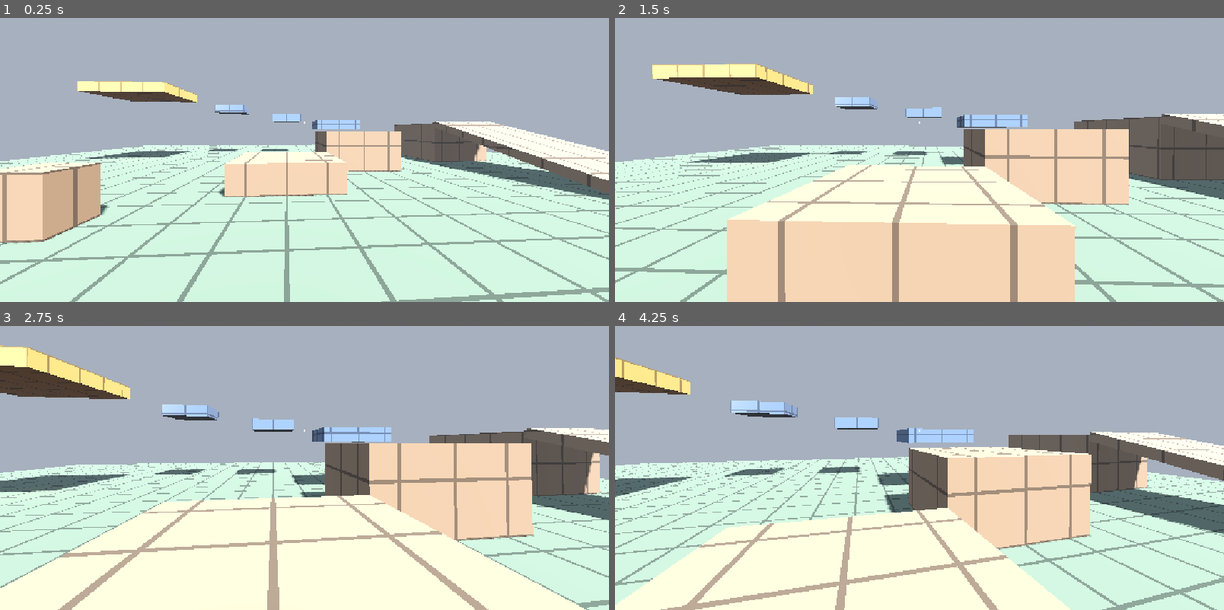
Above: before the commit, frames 1-4 (two rows, left to right).
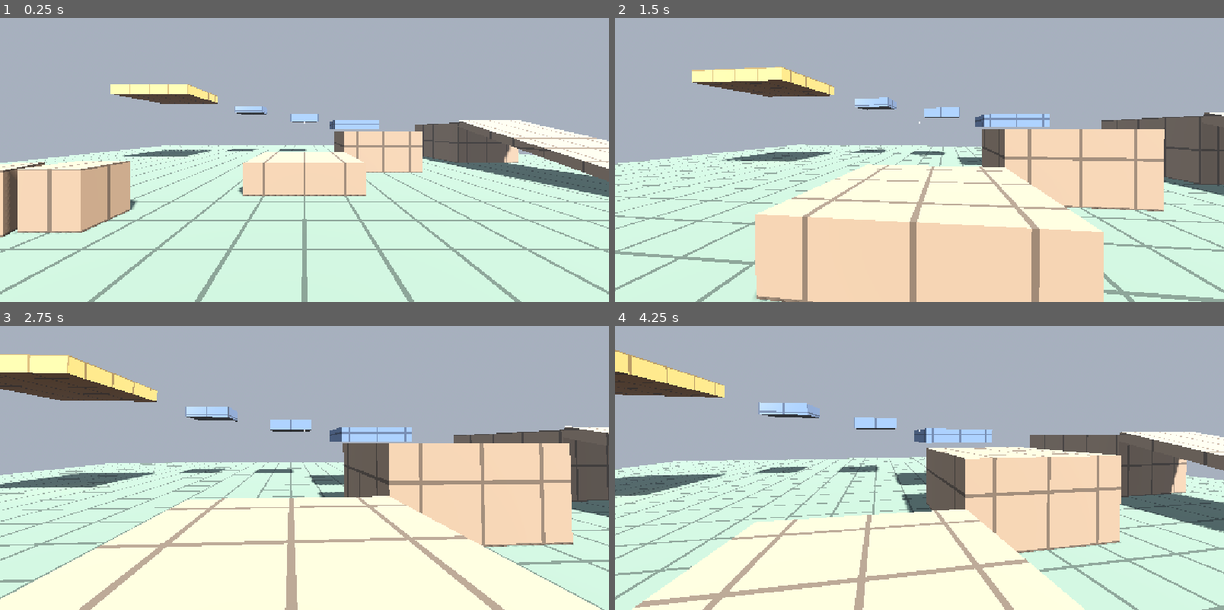
Above: after the commit, the same moments.

Repository: FacuWitt/tp_cved_juego
Game: Godot game, scene res://scenes/sandbox/sandbox.tscn
Two runs of this game, one before a commit and one after it. Both use one fixed random seed, a clock stepped at 60 frames per second and the inputs below.
Inputs (mouse positions are in pixels of both pictures, inside the frame that each line leads up to):
- Up to frame 1 (0.25 s): no input
- Up to frame 2 (1.5 s): tap Enter at 0.5 s; move the mouse to (949, 128) at 0.52 s; hold E (interact) 0.53-1.28 s; hold W (move_forward) from 0.53 s (still down); tap Space (jump) at 0.77 s; move the mouse to (889, 131) at 1.27 s; click (889, 131) at 1.35 s
- Up to frame 3 (2.75 s): keep holding W (move_forward); tap Space (jump) at 1.52 s; tap E (interact) at 1.55 s; move the mouse to (316, 433) at 2.02 s; hold E (interact) from 2.03 s (still down)
- Up to frame 4 (4.25 s): keep holding W (move_forward); tap Space (jump) at 2.75, 3.02, 3.77 s; move the mouse to (913, 445) at 2.77 s; release E (interact) at 2.78 s; tap Shift (sprint) at 2.85 s; tap E (interact) at 3.05 s; move the mouse to (962, 442) at 3.52 s; hold E (interact) from 3.53 s (still down)

The runs differ from the first frame. In frame 1, 19% of the frame differs, in the area x 0-100%, y 22-100%; in frame 2, 20%; in frame 3, 20%; in frame 4, 21%, in the area x 0-100%, y 8-100%.

Commit message:
fix(interaction): las figuras van al casillero al que apunta la mira
Antes el casillero lo decidía dónde caía físicamente el objeto: con figuras grandes
tocaba dos casilleros y se lo quedaba el primero de la lista, y un casillero podía
"robarle" la figura al vecino. En una simulación, 13 de 27 intentos fallaban.

- Con algo en la mano, interact coloca el objeto en el casillero libre al que apunta
  la mira (Player.get_aimed_slot + PlacementSlot.place).
- El casillero apuntado se ilumina (aim_indicator) y la mira muestra "(E) Colocar".
- Al soltar encima sin apuntar, se lo queda el casillero más cercano, y ninguno
  toma un objeto que ya está encastrado en otro.
- player.tscn: se quita una rotación accidental de ~4,5° en Head, que desviaba
  la dirección de caminar respecto de hacia dónde se mira.

Co-Authored-By: Claude Opus 5.5 <noreply@anthropic.com>
Claude-Session: https://claude.ai/code/session_01UHLAKF6bBBEfM8DwHwKKJe

Diff:
--- a/scenes/memories/m1_habitacion/puzzle.tscn
+++ b/scenes/memories/m1_habitacion/puzzle.tscn
@@ -13,7 +13,14 @@
 albedo_color = Color(0.3, 0.2, 0.13, 1)
 roughness = 0.85
 
-[sub_resource type="BoxShape3D" id="BoxShape3D_7_s"]
+[sub_resource type="StandardMaterial3D" id="StandardMaterial3D_7_s"]
+albedo_color = Color(1.0, 0.85, 0.55, 1)
+roughness = 0.85
+emission_enabled = true
+emission = Color(1.0, 0.8, 0.45, 1)
+emission_energy_multiplier = 1.0
+
+[sub_resource type="BoxShape3D" id="BoxShape3D_8_s"]
 size = Vector3(0.46, 0.4, 0.42)
 
 [node name="Puzzle" type="Node3D"]
@@ -58,13 +65,19 @@
 [node name="SnapPoint" type="Marker3D" parent="Slot1"]
 position = Vector3(0, 1.16, 0.05)
 
-[node name="PlacementSlot" type="Area3D" parent="Slot1" node_paths=PackedStringArray("snap_point")]
-position = Vector3(0, 1.2, 0.05)
-script = ExtResource("1_e")
-snap_point = NodePath("../SnapPoint")
+[node name="AimIndicator" type="CSGBox3D" parent="Slot1"]
+position = Vector3(0, 0.99, 0.05)
+size = Vector3(0.42, 0.012, 0.38)
+material = SubResource("StandardMaterial3D_7_s")
+
+[node name="PlacementSlot" type="Area3D" parent="Slot1" node_paths=PackedStringArray("snap_point", "aim_indicator")]
+position = Vector3(0, 1.2, 0.05)
+script = ExtResource("1_e")
+snap_point = NodePath("../SnapPoint")
+aim_indicator = NodePath("../AimIndicator")
 
 [node name="CollisionShape3D" type="CollisionShape3D" parent="Slot1/PlacementSlot"]
-shape = SubResource("BoxShape3D_7_s")
+shape = SubResource("BoxShape3D_8_s")
 
 [node name="Number" type="Label3D" parent="Slot1"]
 position = Vector3(0, 0.9, 0.27)
@@ -85,13 +98,19 @@
 [node name="SnapPoint" type="Marker3D" parent="Slot2"]
 position = Vector3(0, 1.16, 0.05)
 
-[node name="PlacementSlot" type="Area3D" parent="Slot2" node_paths=PackedStringArray("snap_point")]
-position = Vector3(0, 1.2, 0.05)
-script = ExtResource("1_e")
-snap_point = NodePath("../SnapPoint")
+[node name="AimIndicator" type="CSGBox3D" parent="Slot2"]
+position = Vector3(0, 0.99, 0.05)
+size = Vector3(0.42, 0.012, 0.38)
+material = SubResource("StandardMaterial3D_7_s")
+
+[node name="PlacementSlot" type="Area3D" parent="Slot2" node_paths=PackedStringArray("snap_point", "aim_indicator")]
+position = Vector3(0, 1.2, 0.05)
+script = ExtResource("1_e")
+snap_point = NodePath("../SnapPoint")
+aim_indicator = NodePath("../AimIndicator")
 
 [node name="CollisionShape3D" type="CollisionShape3D" parent="Slot2/PlacementSlot"]
-shape = SubResource("BoxShape3D_7_s")
+shape = SubResource("BoxShape3D_8_s")
 
 [node name="Number" type="Label3D" parent="Slot2"]
 position = Vector3(0, 0.9, 0.27)
@@ -112,13 +131,19 @@
 [node name="SnapPoint" type="Marker3D" parent="Slot3"]
 position = Vector3(0, 1.16, 0.05)
 
-[node name="PlacementSlot" type="Area3D" parent="Slot3" node_paths=PackedStringArray("snap_point")]
-position = Vector3(0, 1.2, 0.05)
-script = ExtResource("1_e")
-snap_point = NodePath("../SnapPoint")
+[node name="AimIndicator" type="CSGBox3D" parent="Slot3"]
+position = Vector3(0, 0.99, 0.05)
+size = Vector3(0.42, 0.012, 0.38)
+material = SubResource("StandardMaterial3D_7_s")
+
+[node name="PlacementSlot" type="Area3D" parent="Slot3" node_paths=PackedStringArray("snap_point", "aim_indicator")]
+position = Vector3(0, 1.2, 0.05)
+script = ExtResource("1_e")
+snap_point = NodePath("../SnapPoint")
+aim_indicator = NodePath("../AimIndicator")
 
 [node name="CollisionShape3D" type="CollisionShape3D" parent="Slot3/PlacementSlot"]
-shape = SubResource("BoxShape3D_7_s")
+shape = SubResource("BoxShape3D_8_s")
 
 [node name="Number" type="Label3D" parent="Slot3"]
 position = Vector3(0, 0.9, 0.27)
@@ -139,13 +164,19 @@
 [node name="SnapPoint" type="Marker3D" parent="Slot4"]
 position = Vector3(0, 1.16, 0.05)
 
-[node name="PlacementSlot" type="Area3D" parent="Slot4" node_paths=PackedStringArray("snap_point")]
-position = Vector3(0, 1.2, 0.05)
-script = ExtResource("1_e")
-snap_point = NodePath("../SnapPoint")
+[node name="AimIndicator" type="CSGBox3D" parent="Slot4"]
+position = Vector3(0, 0.99, 0.05)
+size = Vector3(0.42, 0.012, 0.38)
+material = SubResource("StandardMaterial3D_7_s")
+
+[node name="PlacementSlot" type="Area3D" parent="Slot4" node_paths=PackedStringArray("snap_point", "aim_indicator")]
+position = Vector3(0, 1.2, 0.05)
+script = ExtResource("1_e")
+snap_point = NodePath("../SnapPoint")
+aim_indicator = NodePath("../AimIndicator")
 
 [node name="CollisionShape3D" type="CollisionShape3D" parent="Slot4/PlacementSlot"]
-shape = SubResource("BoxShape3D_7_s")
+shape = SubResource("BoxShape3D_8_s")
 
 [node name="Number" type="Label3D" parent="Slot4"]
 position = Vector3(0, 0.9, 0.27)
@@ -166,13 +197,19 @@
 [node name="SnapPoint" type="Marker3D" parent="Slot5"]
 position = Vector3(0, 1.16, 0.05)
 
-[node name="PlacementSlot" type="Area3D" parent="Slot5" node_paths=PackedStringArray("snap_point")]
-position = Vector3(0, 1.2, 0.05)
-script = ExtResource("1_e")
-snap_point = NodePath("../SnapPoint")
+[node name="AimIndicator" type="CSGBox3D" parent="Slot5"]
+position = Vector3(0, 0.99, 0.05)
+size = Vector3(0.42, 0.012, 0.38)
+material = SubResource("StandardMaterial3D_7_s")
+
+[node name="PlacementSlot" type="Area3D" parent="Slot5" node_paths=PackedStringArray("snap_point", "aim_indicator")]
+position = Vector3(0, 1.2, 0.05)
+script = ExtResource("1_e")
+snap_point = NodePath("../SnapPoint")
+aim_indicator = NodePath("../AimIndicator")
 
 [node name="CollisionShape3D" type="CollisionShape3D" parent="Slot5/PlacementSlot"]
-shape = SubResource("BoxShape3D_7_s")
+shape = SubResource("BoxShape3D_8_s")
 
 [node name="Number" type="Label3D" parent="Slot5"]
 position = Vector3(0, 0.9, 0.27)
@@ -193,13 +230,19 @@
 [node name="SnapPoint" type="Marker3D" parent="Slot6"]
 position = Vector3(0, 1.16, 0.05)
 
-[node name="PlacementSlot" type="Area3D" parent="Slot6" node_paths=PackedStringArray("snap_point")]
-position = Vector3(0, 1.2, 0.05)
-script = ExtResource("1_e")
-snap_point = NodePath("../SnapPoint")
+[node name="AimIndicator" type="CSGBox3D" parent="Slot6"]
+position = Vector3(0, 0.99, 0.05)
+size = Vector3(0.42, 0.012, 0.38)
+material = SubResource("StandardMaterial3D_7_s")
+
+[node name="PlacementSlot" type="Area3D" parent="Slot6" node_paths=PackedStringArray("snap_point", "aim_indicator")]
+position = Vector3(0, 1.2, 0.05)
+script = ExtResource("1_e")
+snap_point = NodePath("../SnapPoint")
+aim_indicator = NodePath("../AimIndicator")
 
 [node name="CollisionShape3D" type="CollisionShape3D" parent="Slot6/PlacementSlot"]
-shape = SubResource("BoxShape3D_7_s")
+shape = SubResource("BoxShape3D_8_s")
 
 [node name="Number" type="Label3D" parent="Slot6"]
 position = Vector3(0, 0.9, 0.27)
--- a/scenes/player/player.tscn
+++ b/scenes/player/player.tscn
@@ -16,7 +16,7 @@
 shape = SubResource("CapsuleShape3D_lvxji")
 
 [node name="Head" type="Node3D" parent="." unique_id=1893933862]
-transform = Transform3D(0.99689204, 0, -0.07877963, 0, 1, 0, 0.07877963, 0, 0.99689204, 0, 1.6, 0)
+transform = Transform3D(1, 0, 0, 0, 1, 0, 0, 0, 1, 0, 1.6, 0)
 
 [node name="Camera3D" type="Camera3D" parent="Head" unique_id=992446530]
 
--- a/scripts/player/player.gd
+++ b/scripts/player/player.gd
@@ -49,10 +49,15 @@
 
 
 ## Agarra el objeto al que apunta el InteractionRay, o suelta el que ya tiene agarrado.
+## Si al soltar está apuntando a un casillero libre, el objeto va a ese casillero.
 func _toggle_pickup() -> void:
 	if _held_object != null:
-		_held_object.release()
+		var slot: PlacementSlot = get_aimed_slot()
+		var object: PickupObject = _held_object
 		_held_object = null
+		object.release()
+		if slot != null:
+			slot.place(object)
 		return
 
 	if not _interaction_ray.is_colliding():
@@ -68,6 +73,27 @@
 ## sepa qué mostrar sin depender de los nombres internos del Player.
 func get_held_object() -> PickupObject:
 	return _held_object
+
+
+## Con algo agarrado: el casillero libre al que apunta la mira (dentro del alcance del
+## InteractionRay), o null. Lo primero que toca el rayo manda: una pared o un objeto
+## ya encastrado tapan lo que hay detrás.
+func get_aimed_slot() -> PlacementSlot:
+	if _held_object == null:
+		return null
+	var from: Vector3 = _interaction_ray.global_position
+	var to: Vector3 = _interaction_ray.to_global(_interaction_ray.target_position)
+	var query: PhysicsRayQueryParameters3D = PhysicsRayQueryParameters3D.create(
+		from, to, 1 | 2, [get_rid(), _held_object.get_rid()]
+	)
+	query.collide_with_areas = true
+	var hit: Dictionary = get_world_3d().direct_space_state.intersect_ray(query)
+	if hit.is_empty():
+		return null
+	var slot: PlacementSlot = hit.collider as PlacementSlot
+	if slot == null or not slot.is_free():
+		return null
+	return slot
 
 
 ## El PickupObject al que apunta el InteractionRay ahora mismo (si se puede agarrar), o null.
--- a/scripts/ui/interaction_prompt.gd
+++ b/scripts/ui/interaction_prompt.gd
@@ -12,6 +12,7 @@
 @onready var _label: Label = $Label
 
 var _highlighted: bool = false
+var _aimed_slot: PlacementSlot = null
 
 
 func _ready() -> void:
@@ -25,9 +26,12 @@
 func _process(_delta: float) -> void:
 	var held: PickupObject = player.get_held_object()
 	var target: PickupObject = player.get_interactable_under_crosshair()
+	var aimed_slot: PlacementSlot = player.get_aimed_slot()
+	_update_aimed_slot(aimed_slot)
 
-	# Con algo en mano, solo se avisa si soltarlo ahora lo encastraría en algún casillero.
-	var can_place: bool = held != null and _is_over_free_slot(held)
+	# Con algo en mano, solo se avisa si soltarlo ahora lo encastraría en algún casillero:
+	# porque la mira apunta a uno libre, o porque el objeto ya está encima de uno.
+	var can_place: bool = held != null and (aimed_slot != null or _is_over_free_slot(held))
 
 	_set_highlighted(can_place or (held == null and target != null))
 
@@ -37,6 +41,17 @@
 		_label.text = pickup_label_text
 	else:
 		_label.text = ""
+
+
+## Prende el indicador del casillero apuntado y apaga el anterior.
+func _update_aimed_slot(slot: PlacementSlot) -> void:
+	if slot == _aimed_slot:
+		return
+	if is_instance_valid(_aimed_slot):
+		_aimed_slot.set_aimed(false)
+	_aimed_slot = slot
+	if _aimed_slot != null:
+		_aimed_slot.set_aimed(true)
 
 
 func _is_over_free_slot(object: PickupObject) -> bool:
--- a/scripts/world/placement_slot.gd
+++ b/scripts/world/placement_slot.gd
@@ -1,9 +1,18 @@
 class_name PlacementSlot
 extends Area3D
 ## Zona donde un PickupObject se apoya y queda fijo, emulando un casillero del puzzle.
+##
+## Hay dos formas de encastrar un objeto:
+## - Apuntando: el jugador mira el casillero con algo agarrado y aprieta interact (place()).
+##   Es la forma principal: decide la mira, no dónde cae el objeto.
+## - Soltándolo encima: si el objeto queda dentro de la zona, encastra solo. Si toca varios
+##   casilleros a la vez, se lo queda el más cercano.
 
 signal object_placed(object: PickupObject)
 signal object_removed(object: PickupObject)
+
+## Grupo al que pertenecen todos los PlacementSlot (para que la UI y otros casilleros los consulten).
+const GROUP_NAME := &"placement_slots"
 
 ## Punto exacto donde queda el objeto al encastrar (normalmente arriba del socket).
 @export var snap_point: Marker3D
@@ -11,18 +20,11 @@
 ## (p. ej. una soga que se ata a un lugar del barco: no se puede volver a sacar).
 ## Si está en false (default), se puede volver a agarrar, como en un puzzle sin resolver.
 @export var locks_object_on_place: bool = false
+## Nodo opcional que se muestra mientras el jugador apunta a este casillero con algo en la mano
+## (p. ej. un recuadro iluminado). Arranca oculto.
+@export var aim_indicator: Node3D
 
 var _placed_object: PickupObject = null
-
-
-## Grupo al que pertenecen todos los PlacementSlot (para que la UI los consulte).
-const GROUP_NAME := &"placement_slots"
-
-
-## true si el objeto está dentro de la zona y el casillero está libre, o sea que
-## soltarlo ahora lo encastraría.
-func would_accept(object: PickupObject) -> bool:
-	return _placed_object == null and get_overlapping_bodies().has(object)
 
 
 func _ready() -> void:
@@ -32,20 +34,58 @@
 	# objeto encastrado adentro. Sigue detectando cuerpos en la capa 1 con normalidad.
 	collision_layer = 2
 	collision_mask = 1
+	if aim_indicator != null:
+		aim_indicator.visible = false
+
+
+## true si no tiene ningún objeto encastrado.
+func is_free() -> bool:
+	return _placed_object == null
+
+
+## El objeto encastrado ahora mismo, o null.
+func get_placed_object() -> PickupObject:
+	return _placed_object
+
+
+## Encastra el objeto acá, esté donde esté (lo anima hasta snap_point).
+## Devuelve false si el casillero ya está ocupado.
+func place(object: PickupObject) -> bool:
+	if _placed_object != null or object == null:
+		return false
+	_place(object)
+	return true
+
+
+## true si soltar el objeto ahora lo encastraría acá por estar encima del casillero.
+func would_accept(object: PickupObject) -> bool:
+	return _closest_free_slot_overlapping(object) == self
+
+
+## Muestra u oculta el indicador de "estás apuntando acá".
+func set_aimed(aimed: bool) -> void:
+	if aim_indicator != null:
+		aim_indicator.visible = aimed and _placed_object == null
 
 
 func _physics_process(_delta: float) -> void:
 	if _placed_object != null:
 		return
 	for body in get_overlapping_bodies():
-		if body is PickupObject and not (body as PickupObject).is_held:
-			_place(body as PickupObject)
-			return
+		var object: PickupObject = body as PickupObject
+		if object == null or object.is_held or _is_in_any_slot(object):
+			continue
+		# Si el objeto toca varios casilleros libres, se lo queda el más cercano.
+		if _closest_free_slot_overlapping(object) != self:
+			continue
+		_place(object)
+		return
 
 
 func _place(object: PickupObject) -> void:
 	object.animate_settle(snap_point.global_transform)
 	_placed_object = object
+	set_aimed(false)
 	if locks_object_on_place:
 		object.lock()
 	else:
@@ -57,3 +97,27 @@
 	var object: PickupObject = _placed_object
 	_placed_object = null
 	object_removed.emit(object)
+
+
+## true si el objeto ya está encastrado en algún casillero (este u otro), para que un
+## casillero vecino no se lo "robe" porque lo roza.
+func _is_in_any_slot(object: PickupObject) -> bool:
+	for node in get_tree().get_nodes_in_group(GROUP_NAME):
+		if (node as PlacementSlot).get_placed_object() == object:
+			return true
+	return false
+
+
+## De todos los casilleros libres que el objeto está tocando, el más cercano a él (o null).
+func _closest_free_slot_overlapping(object: PickupObject) -> PlacementSlot:
+	var best: PlacementSlot = null
+	var best_distance: float = INF
+	for node in get_tree().get_nodes_in_group(GROUP_NAME):
+		var slot: PlacementSlot = node as PlacementSlot
+		if not slot.is_free() or not slot.get_overlapping_bodies().has(object):
+			continue
+		var distance: float = slot.snap_point.global_position.distance_to(object.global_position)
+		if distance < best_distance:
+			best_distance = distance
+			best = slot
+	return best
